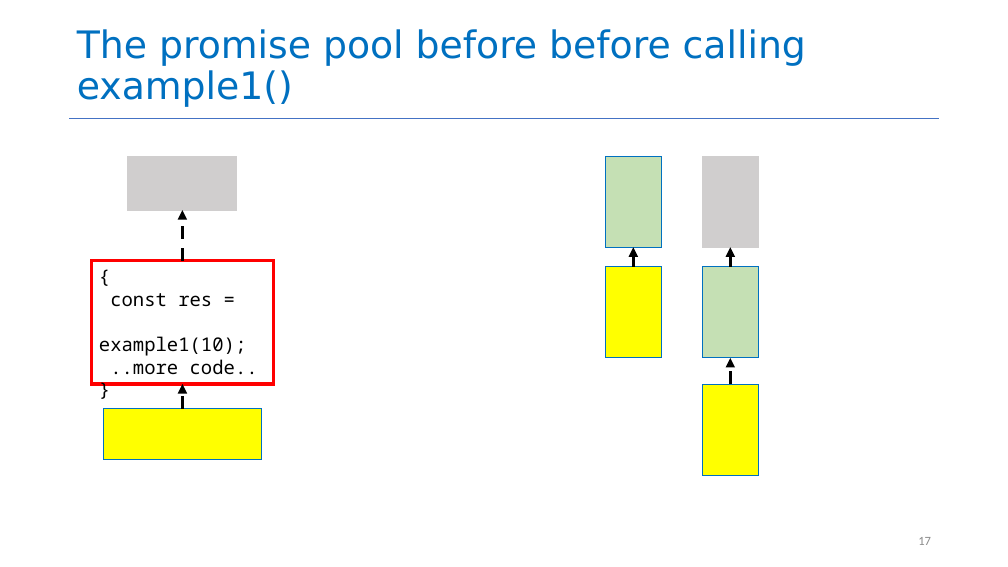
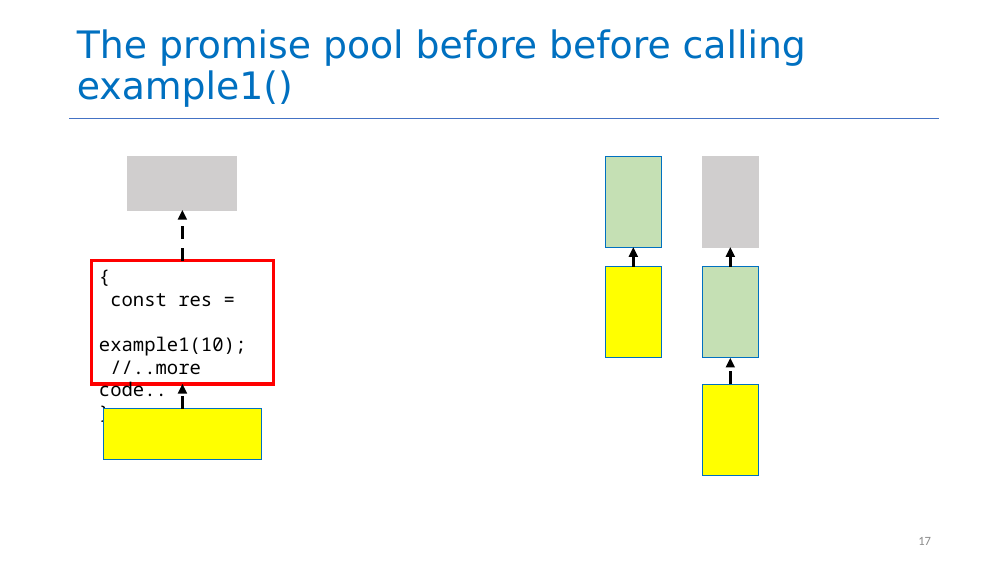
Before and after one commit to neu-se/CS4530-Spring-2025, a slide deck: slide 17 of Slides/Module 06 Concurrency Patterns in Typescript.pptx. Drawn at 1008x567 pixels with LibreOffice and Linux fonts; fonts in the diff are those of the drawing. Boxes give left, top, right and bottom in pixels: in the first picture for what was removed or moved away, otherwise in the second. Text is boxed around its words. In the diff, an @@ line names an element or a change of style, - is before the commit and + after.

```diff
--- a/Slides/Module 06 Concurrency Patterns in Typescript.pptx
+++ b/Slides/Module 06 Concurrency Patterns in Typescript.pptx
@@ text in rectangle at (99, 360, 201, 397): text changed @@
-..more code..
+//..more code..
```
Also in this commit, not shown: 10 other slides changed, 3 slides added, 1 slide removed, 1 other file.
